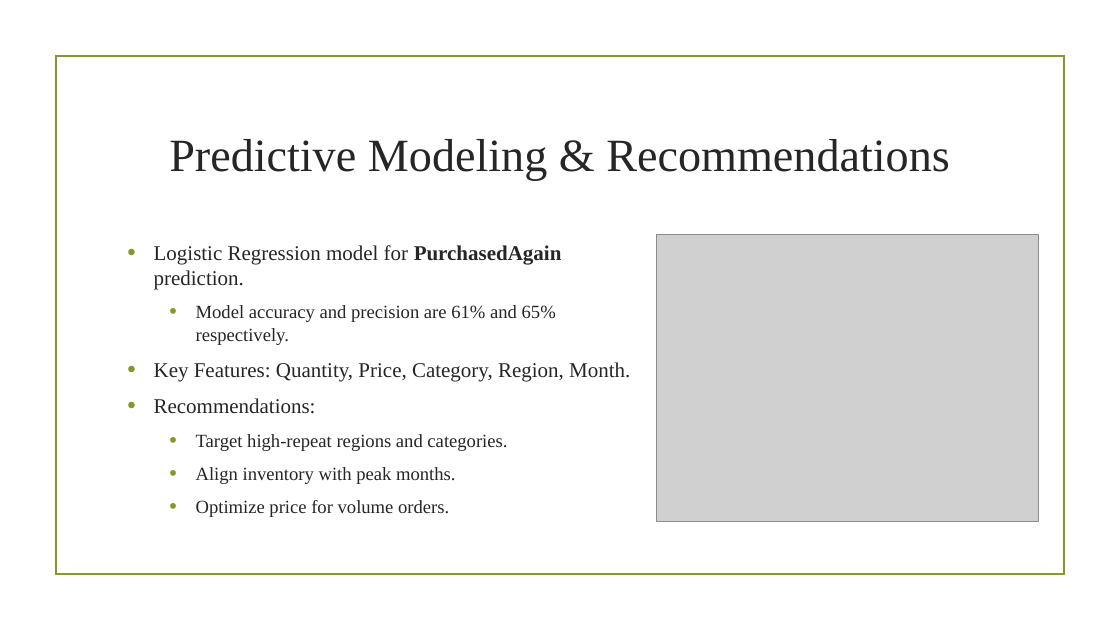
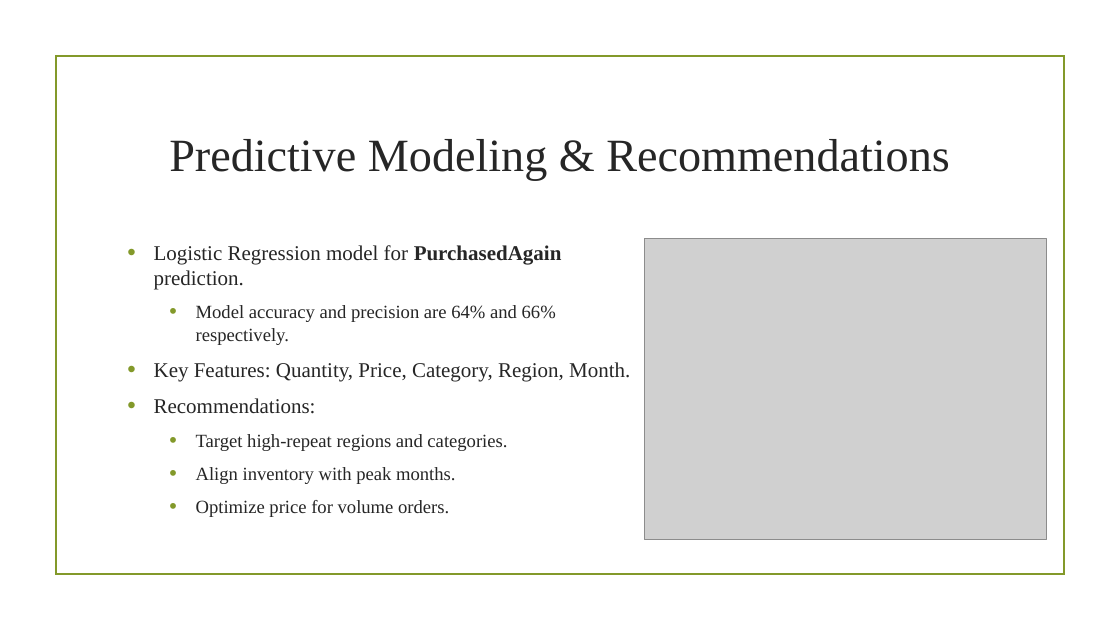
Before and after one commit to daniel-agblevor/Sales-Data-Analysis_Agriculture, a slide deck: slide 7 of Executive_Summary.pptx. Drawn at 1120x630 pixels with LibreOffice and Linux fonts; fonts in the diff are those of the drawing; grey boxes stand for pictures; background and template pictures are left out. Boxes give left, top, right and bottom in pixels: in the first picture for what was removed or moved away, otherwise in the second. Text is boxed around its words. In the diff, an @@ line names an element or a change of style, - is before the commit and + after.

```diff
--- a/Executive_Summary.pptx
+++ b/Executive_Summary.pptx
@@ picture: place and size @@
-picture at [656,235,1038,522]
+picture at [644,238,1047,539]
@@ text at [196,305,556,345]: text changed @@
-  • Model accuracy and precision are 61% and 65% respectively.
+  • Model accuracy and precision are 64% and 66% respectively.
```
Also in this commit, not shown: 10 other files.
